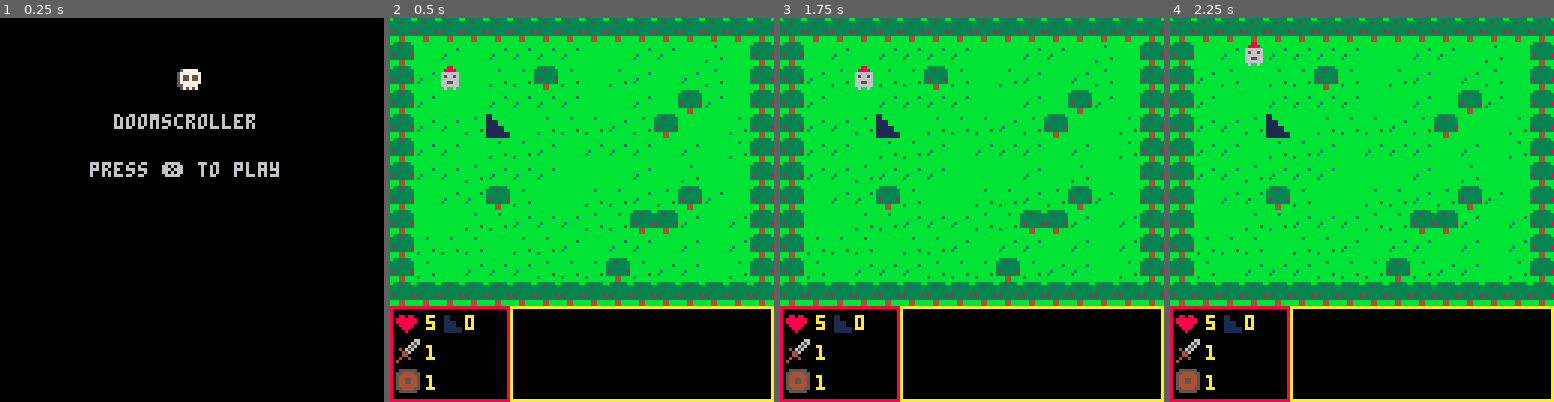
Above: before the commit, frames 1-4 (left to right).
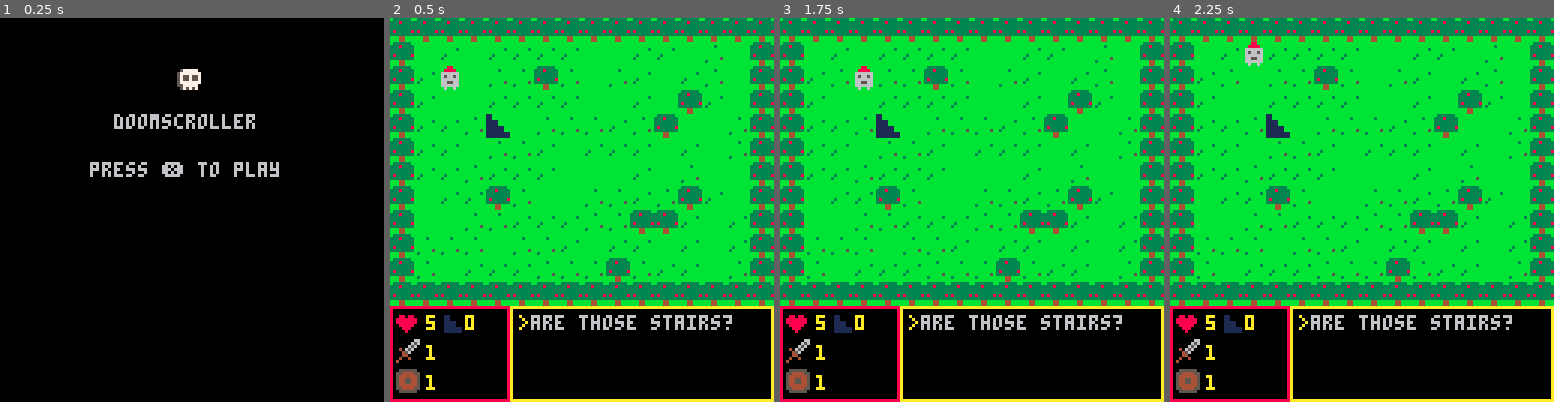
Above: after the commit, the same moments.

Repository: OmniWode/doomscroller
Game: PICO-8 cartridge doomscroller.p8
The game is run twice, just before and just after one commit, with the same random seed, the same clock (stepped at 60 frames per second) and the same inputs.
Inputs:
- Up to frame 1 (0.25 s): no input
- Up to frame 2 (0.5 s): tap X (X key) at 0.33 s
- Up to frame 3 (1.75 s): tap X (X key) at 1.07 s; hold Right from 1.6 s (still down)
- Up to frame 4 (2.25 s): tap X (X key) at 1.85 s; release Right at 2.1 s; hold Up from 2.15 s (still down)

Frame 1 is identical in both runs. In frame 2, 0.9% of the frame differs, in the area x 33-90%, y 77-82%; in frame 3, 0.9%; in frame 4, 0.9%.

Commit message:
added simple message log

Diff:
--- a/doomscroller.p8
+++ b/doomscroller.p8
@@ -94,6 +94,8 @@
 function map_setup()
 	timer=0
 	anim_time=30 --30 = 1 sec
+
+	log={"are those stairs?"}
 
 	level=0
 	room={}
@@ -153,6 +155,8 @@
 function new_level()
 	level+=1
 	sfx(0)
+
+	add(log,"you enter level "..tostr(level),1)
 
 	--mapx=16
 	--mapy=0
@@ -355,6 +359,17 @@
 	-- draw frame
 	rectfill(logx,logy,logx+87,logy+31,0)
 	rect(logx,logy,logx+87,logy+31,10)
+
+	-- write messages (20 X 4 chars)
+	--print(">####################",logx+3,logy+3,10)
+	--print("####################",logx+7,logy+10,10)
+	--print("####################",logx+7,logy+17,10)
+	--print("####################",logx+7,logy+24,10)
+	print(">",logx+3,logy+3,10)
+	print(tostr(log[1]),logx+7,logy+3,6)
+	if (#log>1) print(log[2],logx+7,logy+10,5)
+	if (#log>2) print(log[3],logx+7,logy+17,5)
+	if (#log>3) print(log[4],logx+7,logy+24,5)
 end
 
 function old_draw_hud()
